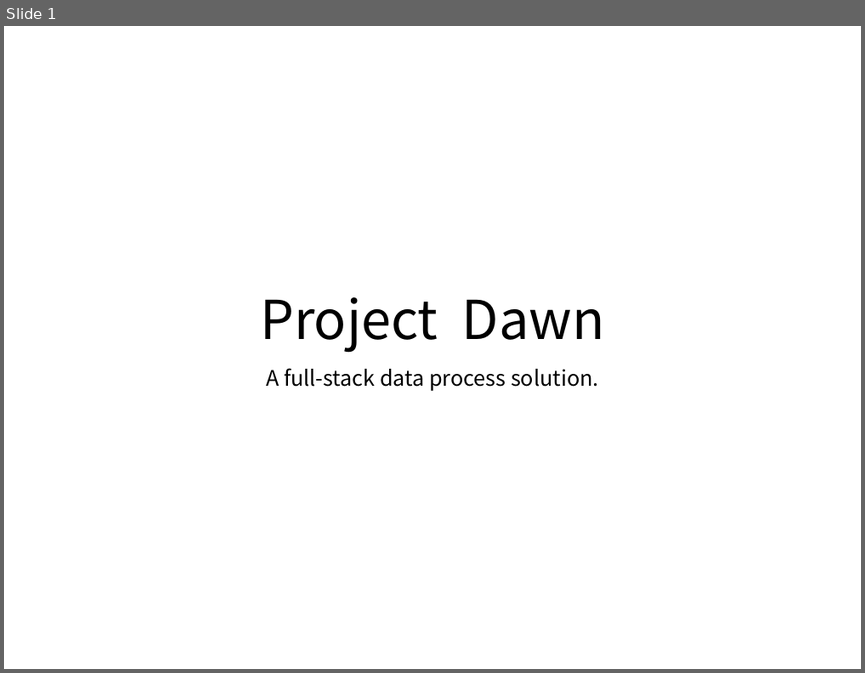
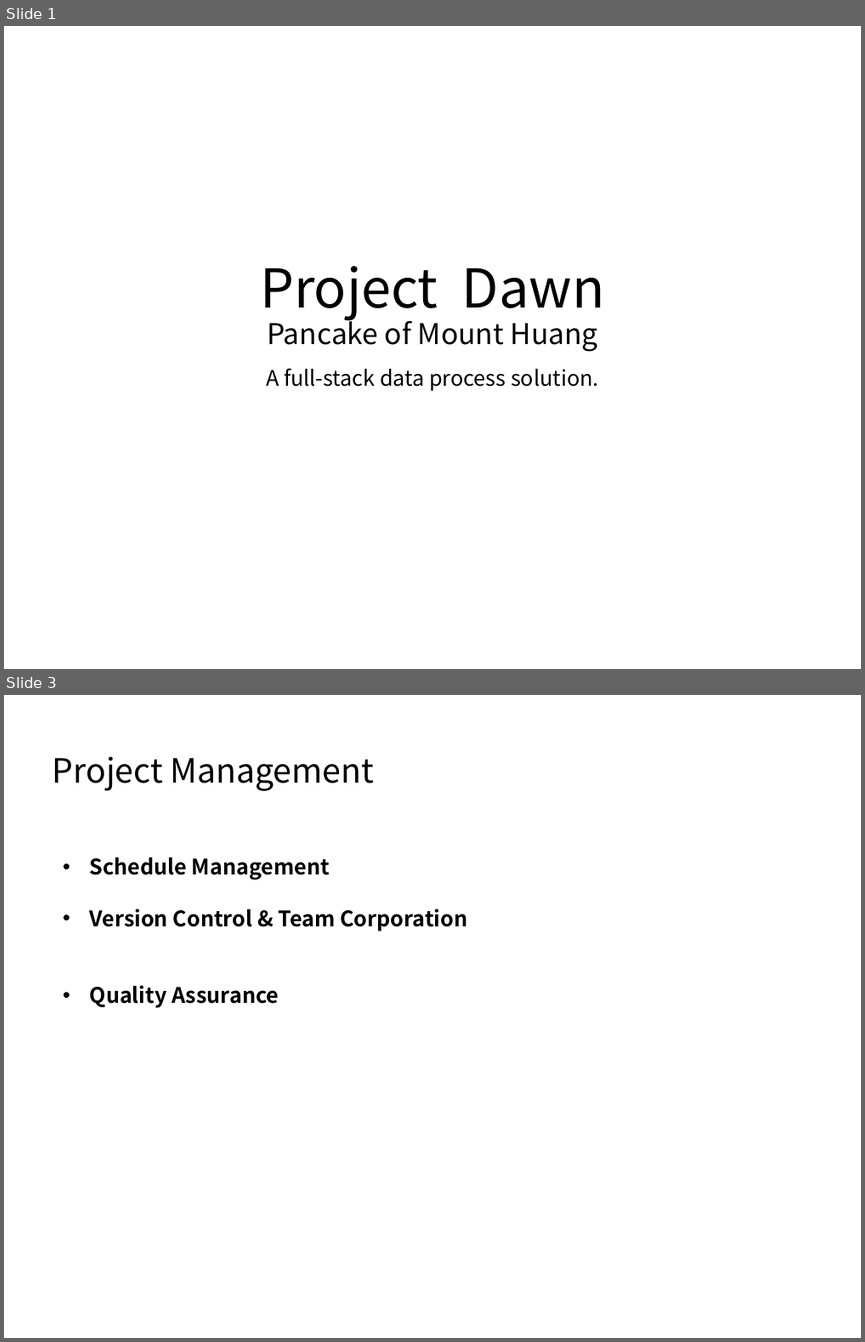
Before and after one commit to Dawn-Team/dawn, a slide deck: PancakeofMountHuang/Doc/Slides for first representation.pptx. Shown one above the other, each under a label of ours: slide 1 before the commit, slides 1 and 3 after it; the slides between them are not shown. The pictures are 865x673 and 865x1342 pixels, drawn with LibreOffice and Linux fonts; fonts in the diff are those of the drawing. Boxes give left, top, right and bottom in pixels: in the first picture for what was removed or moved away, otherwise in the second. Text is boxed around its words. In the diff, an @@ line names an element or a change of style, - is before the commit and + after.

```diff
--- a/PancakeofMountHuang/Doc/Slides for first representation.pptx
+++ b/PancakeofMountHuang/Doc/Slides for first representation.pptx
@@ slide 3 added at box(4, 695, 861, 1338), background #FFFFFF @@
@@ text added at box(52, 756, 375, 791), 28 pt, text #000000 @@
+Project Management
@@ text added at box(90, 857, 467, 1008), 18 pt, text #000000, bold @@
+• Schedule Management
+• Version Control & Team Corporation
+• Quality Assurance
@@ slide 1 changed as well @@
@@ title at box(260, 266, 605, 352): text changed; size 45 to 24 pt @@
-Project Dawn
+Project Dawn
+Pancake of Mount Huang
```
Also in this commit, not shown: 2 other slides added, 1 slide removed, 2 other files.
